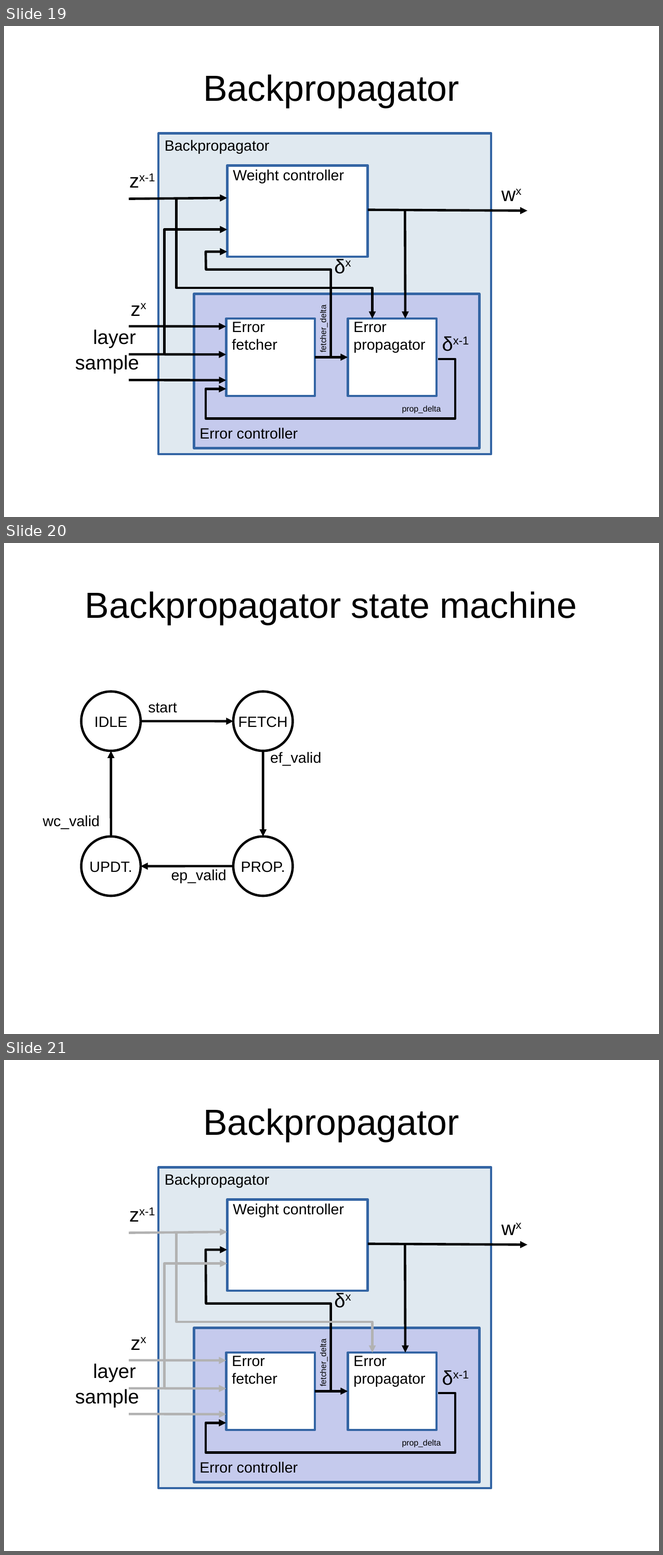
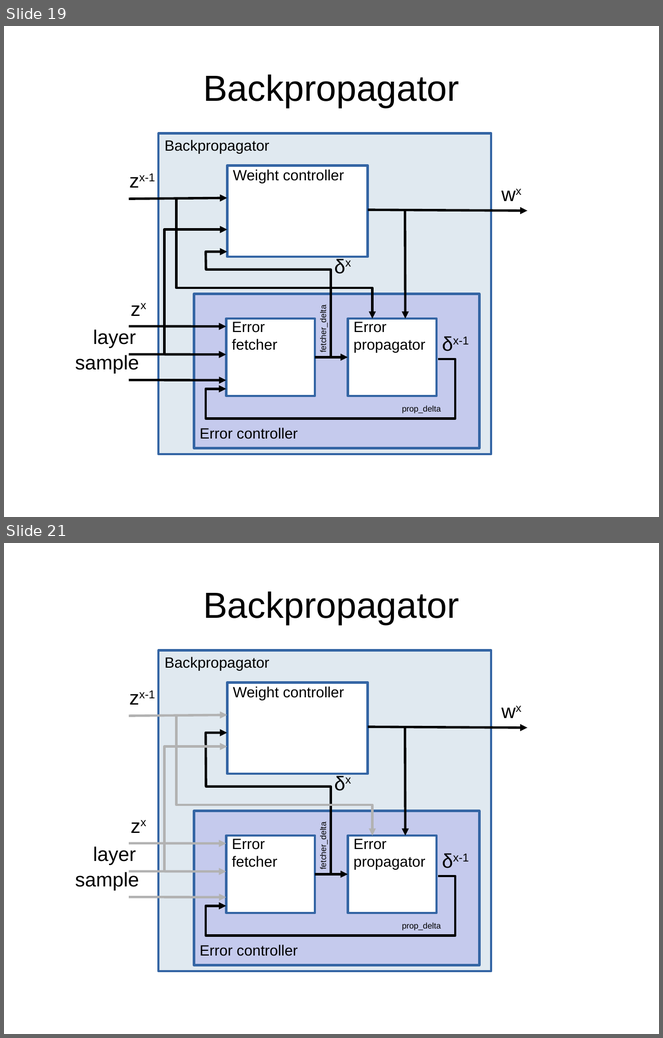
Before and after one commit to MihailoIsakov/layer_multiplex_nn, a slide deck: backpropagation/docs/doc.odp. Shown one above the other, each under a label of ours: slides 19, 20 and 21 before the commit, slides 19 and 21 after it; the slides between them are not shown. The pictures are 663x1555 and 663x1038 pixels, drawn with LibreOffice and Linux fonts; fonts in the diff are those of the drawing. Boxes give left, top, right and bottom in pixels: in the first picture for what was removed or moved away, otherwise in the second. Text is boxed around its words. In the diff, an @@ line names an element or a change of style, - is before the commit and + after.

```diff
--- a/backpropagation/docs/doc.odp
+++ b/backpropagation/docs/doc.odp
@@ slide 20 removed at [4, 543, 659, 1034], background #FFFFFF @@
@@ title removed at [85, 591, 578, 625] @@
-Backpropagator state machine
@@ ellipse removed at [81, 692, 141, 751] @@
-IDLE
@@ ellipse removed at [233, 692, 293, 751] @@
-FETCH
@@ text removed at [148, 703, 177, 713] @@
-start
@@ arrow removed from (141, 721) to (233, 721) @@
@@ arrow removed from (111, 837) to (111, 751) @@
@@ arrow removed from (263, 751) to (263, 837) @@
@@ text removed at [270, 751, 321, 766] @@
-ef_valid
@@ text removed at [43, 815, 100, 830] @@
-wc_valid
@@ ellipse removed at [81, 837, 141, 896] @@
-UPDT.
@@ ellipse removed at [233, 837, 293, 896] @@
-PROP.
@@ arrow removed from (233, 866) to (141, 866) @@
@@ text removed at [171, 870, 227, 884] @@
-ep_valid
```
Also in this commit, not shown: 4 slides changed, 4 slides added, 1 other file.
